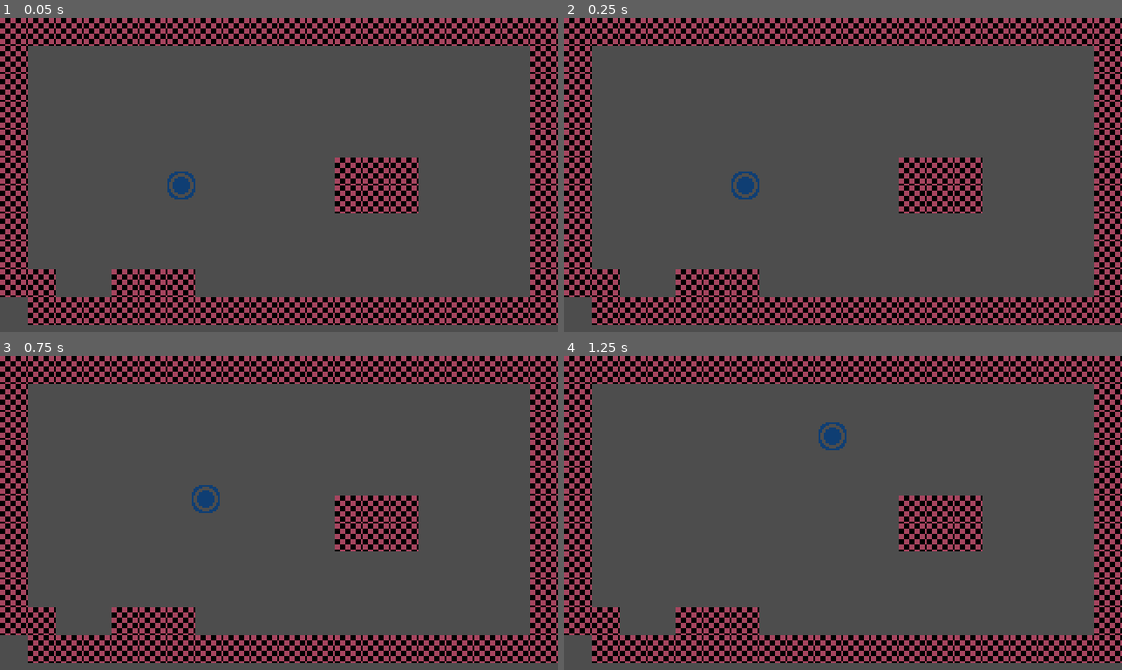
Above: before the commit, frames 1-4 (two rows, left to right).
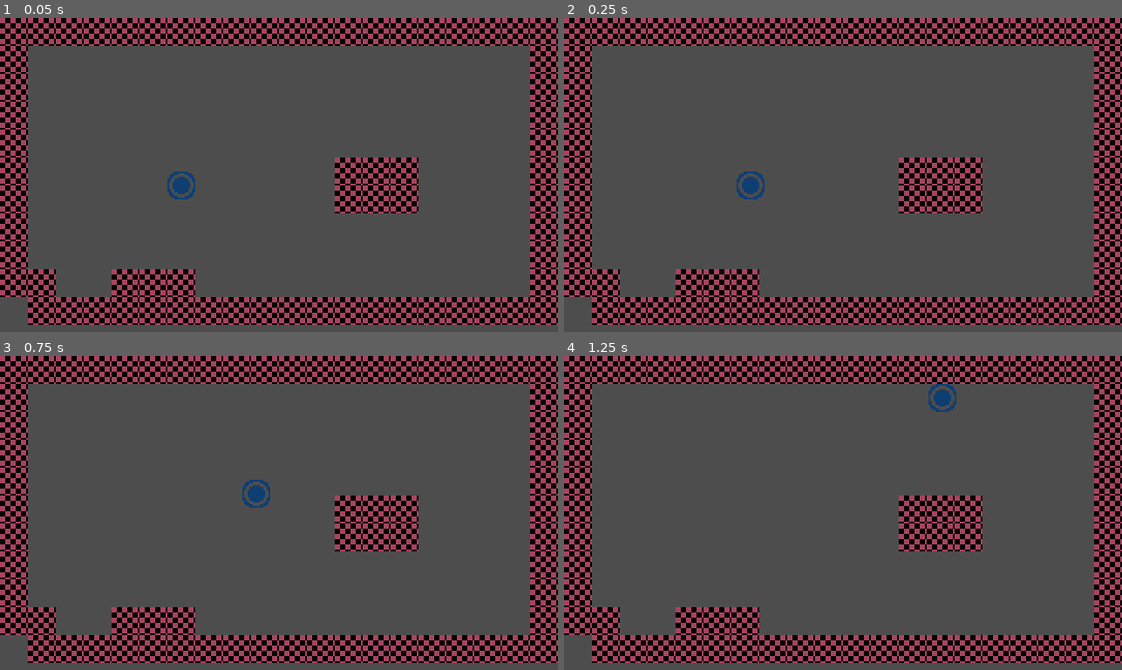
Above: after the commit, the same moments.

Repository: JesusRoberto64/club-creacion-de-vg
Game: Godot game, scene res://Escenas/Juguete_1/main.tscn
The game is run twice, just before and just after one commit, with the same random seed, the same clock (stepped at 60 frames per second) and the same inputs.
Inputs:
- Up to frame 1 (0.05 s): no input
- Up to frame 2 (0.25 s): no input
- Up to frame 3 (0.75 s): hold Right (ui_right) from 0.53 s (still down); hold Up (ui_up) from 0.53 s (still down)
- Up to frame 4 (1.25 s): keep holding Right (ui_right); keep holding Up (ui_up)

Frame 1 is identical in both runs. In frame 2, 0.3% of the frame differs, in the area x 30-36%, y 48-58%; in frame 3, 0.5%, in the area x 34-49%, y 39-50%; in frame 4, 0.5%.

Commit message:
continuar con la curva del decay

Diff:
--- a/Escenas/Juguete_1/main.tscn
+++ b/Escenas/Juguete_1/main.tscn
@@ -28,6 +28,14 @@
 sources/0 = SubResource("TileSetAtlasSource_n8a72")
 sources/1 = SubResource("TileSetAtlasSource_gn41f")
 
+[sub_resource type="Curve" id="Curve_px5ei"]
+_data = [Vector2(0, 0), 0.0, 1.00957, 0, 1, Vector2(0.990521, 1), 1.00957, 0.0, 1, 0]
+point_count = 2
+
+[sub_resource type="Curve" id="Curve_tfaom"]
+_data = [Vector2(0, 0), 0.0, 0.0, 0, 0, Vector2(0.99999, 1), 0.0, 0.0, 0, 0, Vector2(1, -1), 0.0, 0.0, 0, 0]
+point_count = 3
+
 [sub_resource type="RectangleShape2D" id="RectangleShape2D_4thnc"]
 size = Vector2(16, 16)
 
@@ -40,6 +48,9 @@
 [node name="player" type="CharacterBody2D" parent="."]
 position = Vector2(104, 96)
 script = ExtResource("1_k0ywn")
+maxVel = 200.0
+start_curve = SubResource("Curve_px5ei")
+end_curve = SubResource("Curve_tfaom")
 
 [node name="Sprite2D" type="Sprite2D" parent="player"]
 texture = ExtResource("4_57750")
--- a/Escenas/Juguete_1/player.gd
+++ b/Escenas/Juguete_1/player.gd
@@ -4,30 +4,52 @@
 var maxJumpAir = 1
 var jumpedAir = 0
 
-var direction : Vector2 = Vector2(1.0, 0.0)
+var direction : Vector2 = Vector2.ZERO
+var lastDirection : Vector2 = Vector2.RIGHT
 var gravity = Vector2(0.0, 1.0) * 5.0
-var maxVel = 100.0
+@export var maxVel = 100.0
 
-func _ready() -> void:
-	#motion_mode = MOTION_MODE_FLOATING
-	pass
+@export var start_curve : Curve = null
+@export var end_curve : Curve = null
+
+#Attack decay sustain realeace
+var accel = 0.0
+var curveValue = 0.0
 
 # Called every frame. 'delta' is the elapsed time since the previous frame.
+func _process(delta: float) -> void:
+	direction = Vector2.ZERO
+	if Input.is_action_pressed("ui_right"):
+		direction.x = 1
+	elif Input.is_action_pressed("ui_left"):
+		direction.x = -1
+	if Input.is_action_pressed("ui_down"):
+		direction.y = 1
+	elif Input.is_action_pressed("ui_up"):
+		direction.y = -1
+
+	if direction.length() <= 0.0:
+		curveValue += delta
+		curveValue = clamp(curveValue, 0.0, 1.0)
+		accel = end_curve.sample(curveValue)
+	else:
+		print(direction)
+		curveValue += delta
+		curveValue = clamp(curveValue, 0.0, 1.0)
+		accel = start_curve.sample(curveValue)
+		lastDirection = direction
+		print(accel)
+
+
 func _physics_process(delta: float) -> void:
 
-	velocity = Vector2.ZERO
+	if (is_on_floor() and direction.y > 0) or (is_on_ceiling() and direction.y < 0):
+		lastDirection.y = 0
 
-	if Input.is_action_pressed("ui_right"):
-		velocity.x = 1 + get_wall_adjusment()
-	elif Input.is_action_pressed("ui_left"):
-		velocity.x = -1 + get_wall_adjusment()
+	if (direction.x > 0 and get_wall_adjusment() < 0) or (direction.x < 0 and get_wall_adjusment() > 0):
+		lastDirection.x = 0
 
-	if Input.is_action_pressed("ui_down") and !is_on_floor():
-		velocity.y = 1
-	elif Input.is_action_pressed("ui_up") and !is_on_ceiling():
-		velocity.y = -1
-
-	velocity = velocity.normalized() * maxVel * delta
+	velocity = lastDirection.normalized() * (accel*maxVel) * delta
 	move_and_slide()
 	move_and_collide(velocity)
 
--- a/project.godot
+++ b/project.godot
@@ -55,6 +55,22 @@
 , Object(InputEventKey,"resource_local_to_scene":false,"resource_name":"","device":-1,"window_id":0,"alt_pressed":false …(183 unchanged characters)…
 ]
 }
+movement={
+"deadzone": 0.5,
+"events": [Object(InputEventKey,"resource_local_to_scene":false,"resource_name":"","device":-1,"window_id":0,"alt_pressed":false,"shift_pressed":false,"ctrl_pressed":false,"meta_pressed":false,"pressed":false,"keycode":0,"physical_keycode":65,"key_label":0,"unicode":97,"location":0,"echo":false,"script":null)
+, Object(InputEventKey,"resource_local_to_scene":false,"resource_name":"","device":-1,"window_id":0,"alt_pressed":false,"shift_pressed":false,"ctrl_pressed":false,"meta_pressed":false,"pressed":false,"keycode":0,"physical_keycode":68,"key_label":0,"unicode":100,"location":0,"echo":false,"script":null)
+, Object(InputEventKey,"resource_local_to_scene":false,"resource_name":"","device":-1,"window_id":0,"alt_pressed":false,"shift_pressed":false,"ctrl_pressed":false,"meta_pressed":false,"pressed":false,"keycode":0,"physical_keycode":83,"key_label":0,"unicode":115,"location":0,"echo":false,"script":null)
+, Object(InputEventKey,"resource_local_to_scene":false,"resource_name":"","device":-1,"window_id":0,"alt_pressed":false,"shift_pressed":false,"ctrl_pressed":false,"meta_pressed":false,"pressed":false,"keycode":0,"physical_keycode":87,"key_label":0,"unicode":119,"location":0,"echo":false,"script":null)
+, Object(InputEventKey,"resource_local_to_scene":false,"resource_name":"","device":-1,"window_id":0,"alt_pressed":false,"shift_pressed":false,"ctrl_pressed":false,"meta_pressed":false,"pressed":false,"keycode":0,"physical_keycode":4194320,"key_label":0,"unicode":0,"location":0,"echo":false,"script":null)
+, Object(InputEventKey,"resource_local_to_scene":false,"resource_name":"","device":-1,"window_id":0,"alt_pressed":false,"shift_pressed":false,"ctrl_pressed":false,"meta_pressed":false,"pressed":false,"keycode":0,"physical_keycode":4194322,"key_label":0,"unicode":0,"location":0,"echo":false,"script":null)
+, Object(InputEventKey,"resource_local_to_scene":false,"resource_name":"","device":-1,"window_id":0,"alt_pressed":false,"shift_pressed":false,"ctrl_pressed":false,"meta_pressed":false,"pressed":false,"keycode":0,"physical_keycode":4194321,"key_label":0,"unicode":0,"location":0,"echo":false,"script":null)
+, Object(InputEventKey,"resource_local_to_scene":false,"resource_name":"","device":-1,"window_id":0,"alt_pressed":false,"shift_pressed":false,"ctrl_pressed":false,"meta_pressed":false,"pressed":false,"keycode":0,"physical_keycode":4194319,"key_label":0,"unicode":0,"location":0,"echo":false,"script":null)
+, Object(InputEventJoypadButton,"resource_local_to_scene":false,"resource_name":"","device":-1,"button_index":11,"pressure":0.0,"pressed":false,"script":null)
+, Object(InputEventJoypadButton,"resource_local_to_scene":false,"resource_name":"","device":-1,"button_index":12,"pressure":0.0,"pressed":false,"script":null)
+, Object(InputEventJoypadButton,"resource_local_to_scene":false,"resource_name":"","device":-1,"button_index":13,"pressure":0.0,"pressed":false,"script":null)
+, Object(InputEventJoypadButton,"resource_local_to_scene":false,"resource_name":"","device":-1,"button_index":14,"pressure":0.0,"pressed":false,"script":null)
+]
+}
 
 [rendering]
 
Not shown: 1 places in Escenas/Juguete_1/main.tscn that only renumber resources
